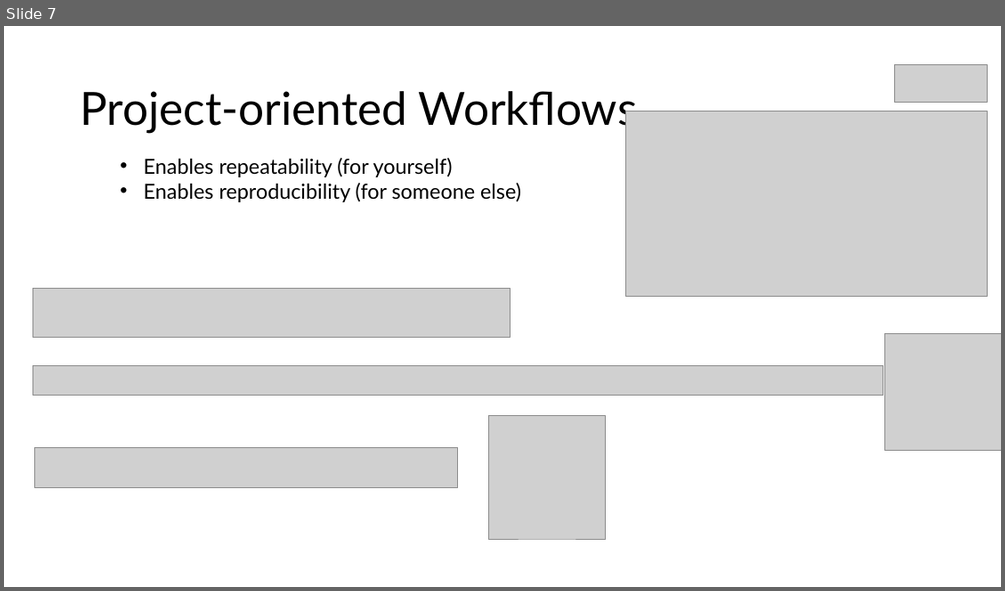
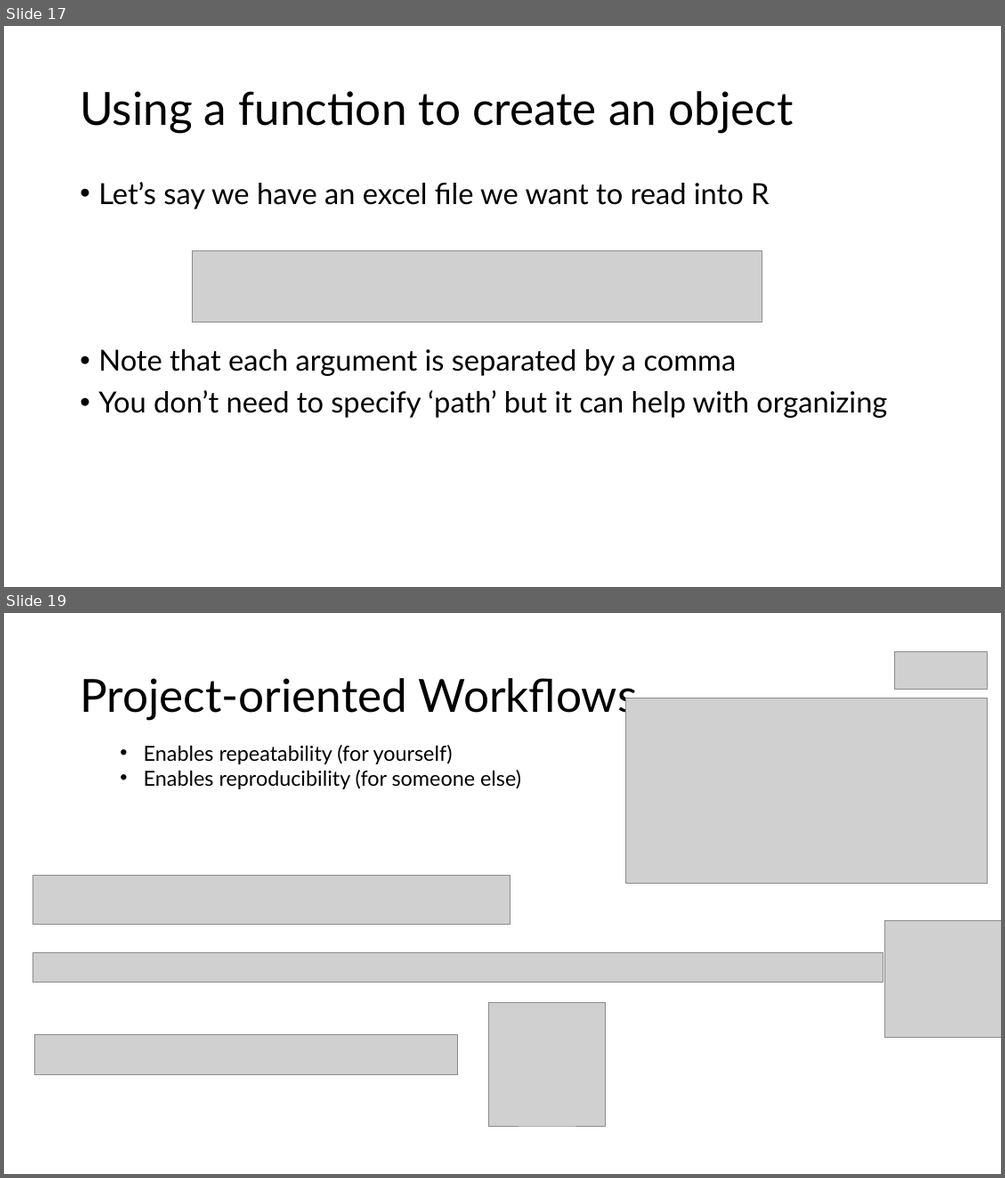
Before and after one commit to wwoelmer/BOPRC_1_R_Fundamentals, a slide deck: Introduction to R Workshop 1.pptx. Shown one above the other, each under a label of ours: slide 7 before the commit, slides 17 and 19 after it; the slides between them are not shown. The pictures are 1005x591 and 1005x1178 pixels, drawn with LibreOffice and Linux fonts; fonts in the diff are those of the drawing; grey boxes stand for pictures. Boxes give left, top, right and bottom in pixels: in the first picture for what was removed or moved away, otherwise in the second. Text is boxed around its words. In the diff, an @@ line names an element or a change of style, - is before the commit and + after.

```diff
--- a/Introduction to R Workshop 1.pptx
+++ b/Introduction to R Workshop 1.pptx
@@ slide 17 added at [4,26,1001,587], background #FFFFFF @@
@@ title added at [80,91,793,133], 44 pt, text #000000 @@
+Using a function to create an object
@@ text added at [98,182,887,418], 28 pt, text #000000 @@
+• Let’s say we have an excel file we want to read into R
+• Note that each argument is separated by a comma
+• You don’t need to specify ‘path’ but it can help with organizing
@@ picture added at [192,251,762,322] @@
@@ what was slide 7 is now slide 19 @@
```
Also in this commit, not shown: 5 slides changed, 16 other slides added, 9 slides removed.
